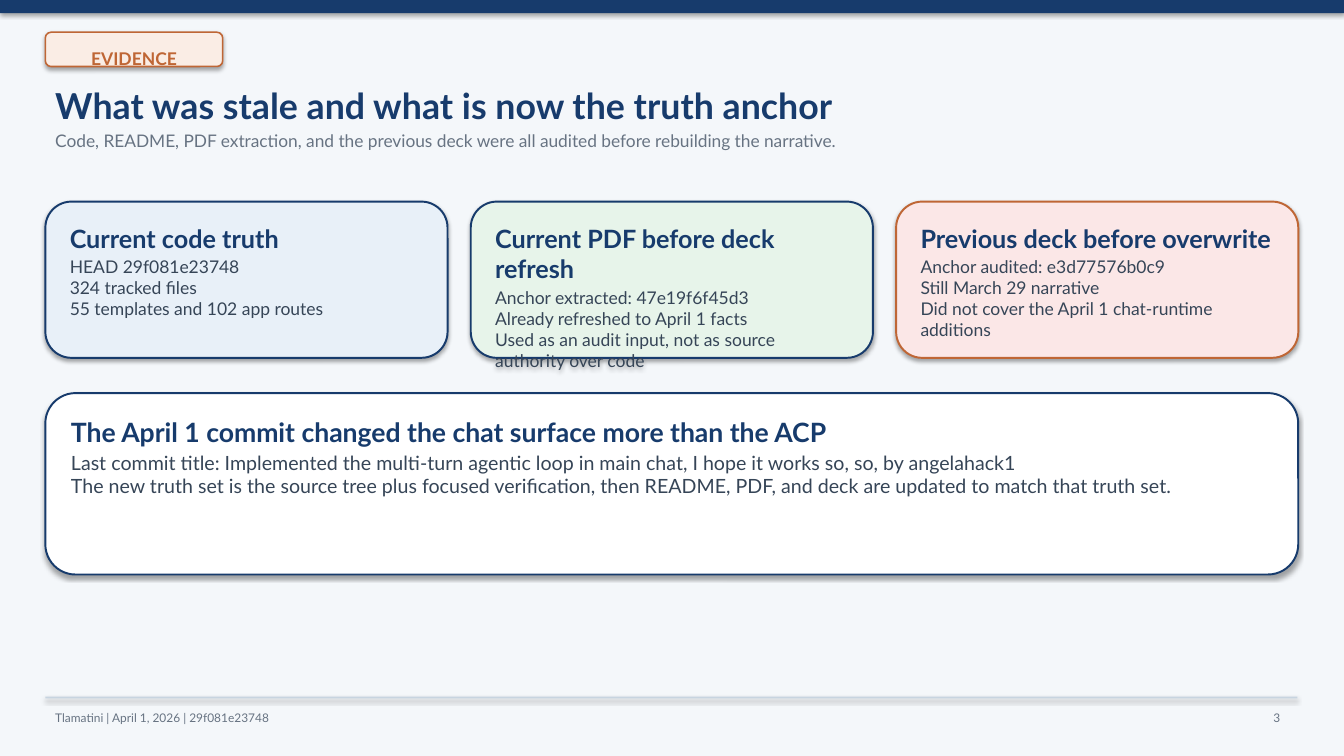
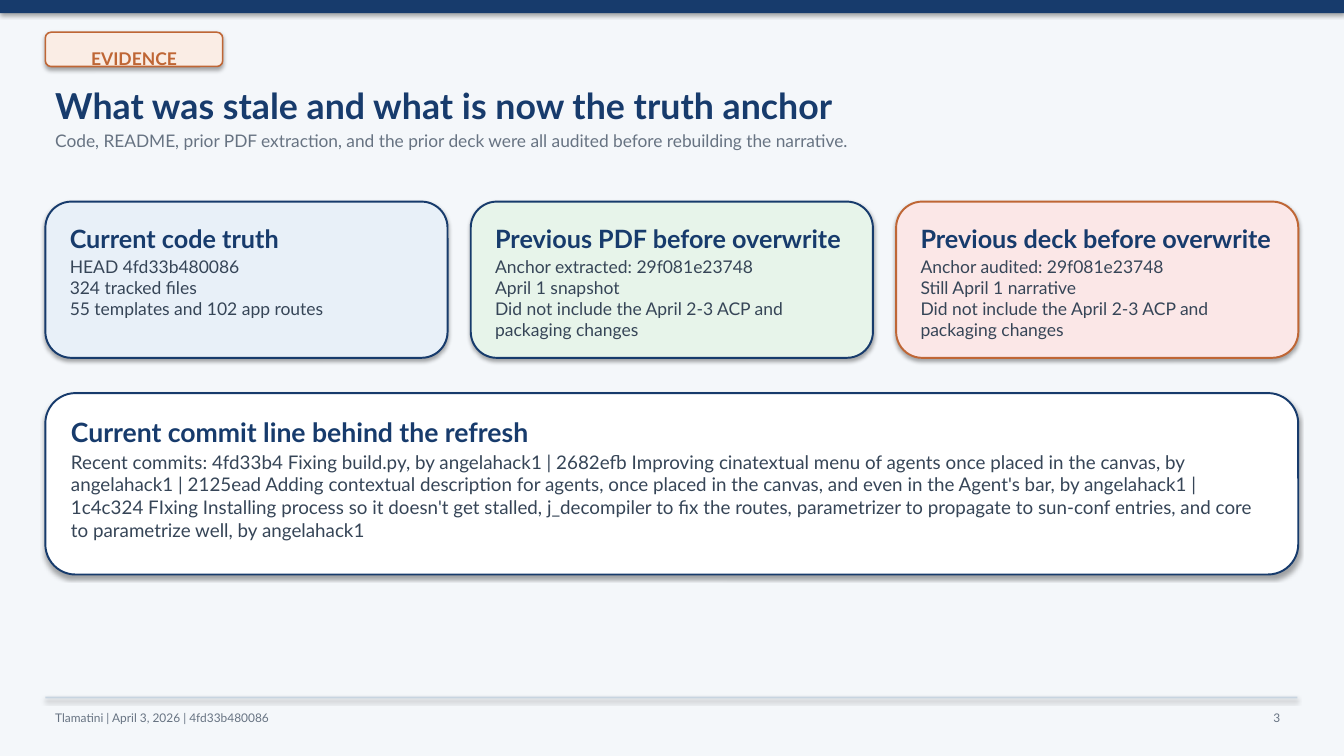
Before and after one commit to XAIHT/Tlamatini, a slide deck: slide 3 of Tlamatini_eXtended_Artificial_Intelligence_Humanly_Tempered.pptx. Drawn at 1344x756 pixels with LibreOffice and Linux fonts; fonts in the diff are those of the drawing. Boxes give left, top, right and bottom in pixels: in the first picture for what was removed or moved away, otherwise in the second. Text is boxed around its words. In the diff, an @@ line names an element or a change of style, - is before the commit and + after.

Commit message:
Updating README.md, Summary PDF, and PPT of Tlamatini, by angelahack1

```diff
--- a/Tlamatini_eXtended_Artificial_Intelligence_Humanly_Tempered.pptx
+++ b/Tlamatini_eXtended_Artificial_Intelligence_Humanly_Tempered.pptx
@@ text at [55,134,848,150]: text changed @@
-Code, README, PDF extraction, and the previous deck were all audited before rebuilding the narrative.
+Code, README, prior PDF extraction, and the prior deck were all audited before rebuilding the narrative.
@@ text in rounded rectangle at [495,229,841,339]: text changed @@
-Current PDF before deck refresh
-Anchor extracted: 47e19f6f45d3
-Already refreshed to April 1 facts
-Used as an audit input, not as source authority over code
+Previous PDF before overwrite
+Anchor extracted: 29f081e23748
+April 1 snapshot
+Did not include the April 2-3 ACP and packaging changes
@@ text in rounded rectangle at [70,260,240,273]: text changed @@
-HEAD 29f081e23748
+HEAD 4fd33b480086
@@ text in rounded rectangle at [921,260,1208,339]: text changed @@
-Anchor audited: e3d77576b0c9
-Still March 29 narrative
-Did not cover the April 1 chat-runtime additions
+Anchor audited: 29f081e23748
+Still April 1 narrative
+Did not include the April 2-3 ACP and packaging changes
@@ text in rounded rectangle at [71,422,1252,541]: text changed; size 14 to 13.4 pt @@
-The April 1 commit changed the chat surface more than the ACP
-Last commit title: Implemented the multi-turn agentic loop in main chat, I hope it works so, so, by angelahack1
-The new truth set is the source tree plus focused verification, then README, PDF, and deck are updated to match that truth set.
+Current commit line behind the refresh
+Recent commits: 4fd33b4 Fixing build.py, by angelahack1 | 2682efb Improving cinatextual menu of agents once placed in the canvas, by angelahack1 | 2125ead Adding contextual description for agents, once placed in the canvas, and even in the Agent's bar, by angelahack1 | 1c4c324 FIxing Installing process so it doesn't get stalled, j_decompiler to fix the routes, parametrizer to propagate to sun-conf entries, and core to parametrize well, by angelahack1
@@ text at [55,713,269,724]: text changed @@
-Tlamatini | April 1, 2026 | 29f081e23748
+Tlamatini | April 3, 2026 | 4fd33b480086
```
Also in this commit, not shown: 16 other slides changed, 4 slides added, 4 slides removed, 2 other files.
